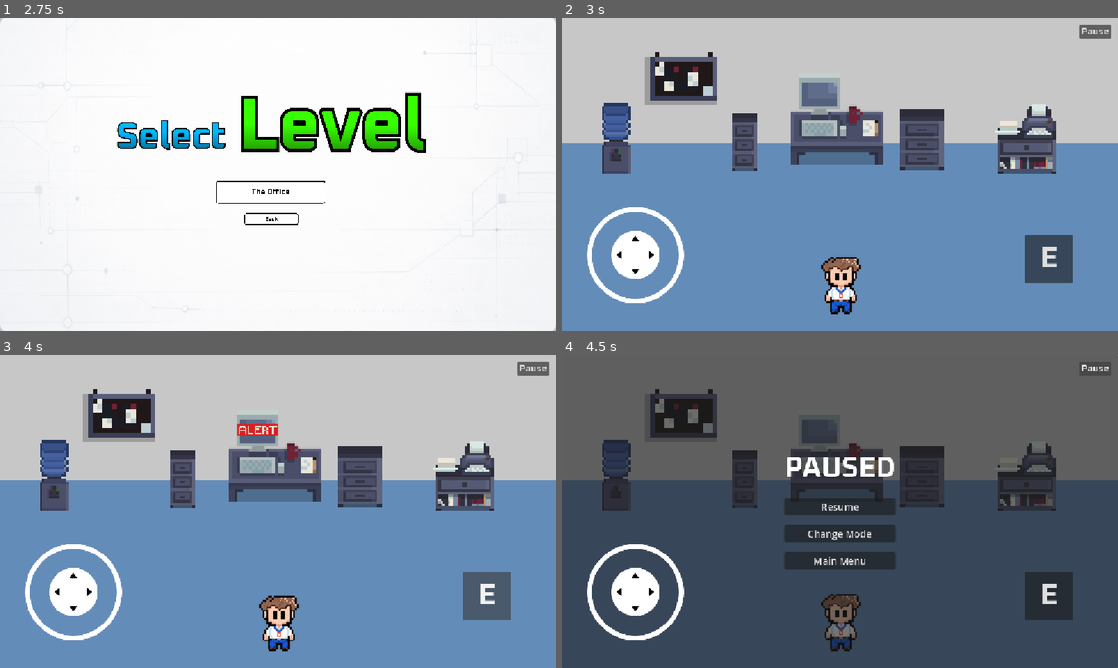
Above: before the commit, frames 1-4 (two rows, left to right).
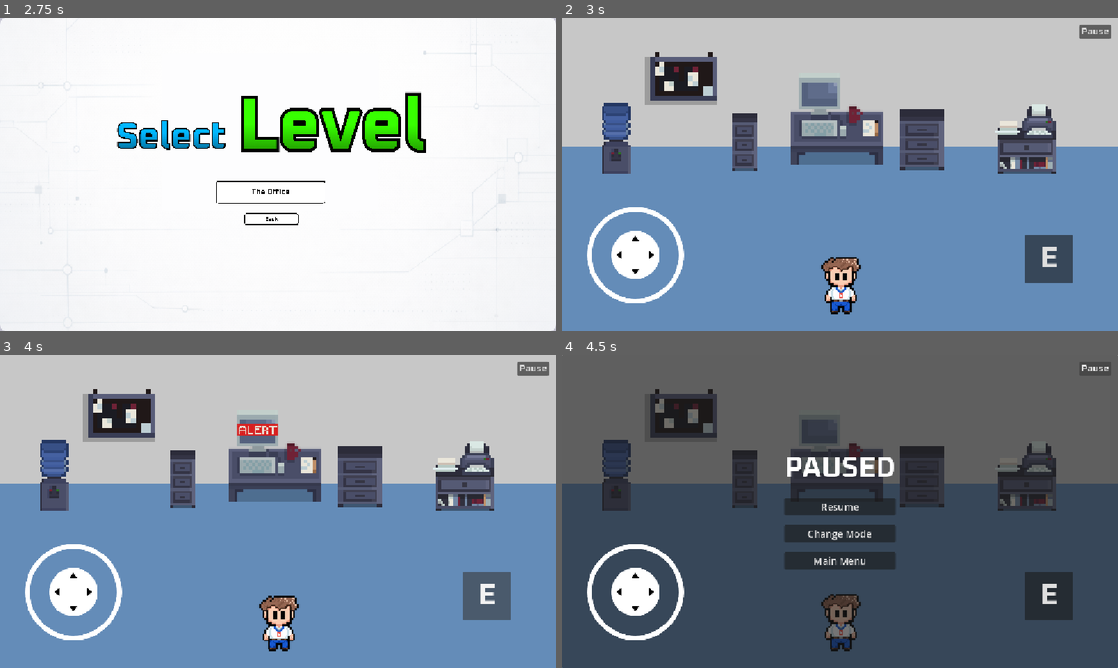
Above: after the commit, the same moments.

Repository: DezJukes/tech-ticket-hero
Game: Godot game, scene res://Scenes/Menu/main_menu.tscn
Same seed, same stepped clock (60 frames per second), same inputs: the game is played once before the commit and once after it.
Inputs (mouse positions are in pixels of both pictures, inside the frame that each line leads up to):
- Up to frame 1 (2.75 s): move the mouse to (400, 158) at 0.52 s; hold D (move_right) 0.53-1.25 s; click (400, 158) at 0.67 s; tap Enter at 1.25 s; drag from (166, 190) to (250, 237) at 1.27 s; click (278, 208) at 2 s
- Up to frame 2 (3 s): click (834, 193) at 2.75 s
- Up to frame 3 (4 s): click "E" at 3.5 s
- Up to frame 4 (4.5 s): click "Pause" at 4.25 s

Frame 1 is identical in both runs. In frame 2, 0.6% of the frame differs, in the area x 0-100%, y 40-42%; in frame 3, 0.6%; in frame 4, 0.6%.

Commit message:
The office background structured;
Implemented CanvasLayer and TextureRect for the Background of the gameplay.

Diff:
--- a/Scenes/game_scene.tscn
+++ b/Scenes/game_scene.tscn
@@ -13,18 +13,21 @@
 [ext_resource type="PackedScene" uid="uid://c1ddoutc25g2q" path="res://Scenes/printer_furniture.tscn" id="11_4xiap"]
 [ext_resource type="PackedScene" uid="uid://bw0kxc2vm7tw5" path="res://Scenes/water_dispenser.tscn" id="12_wywco"]
 
-[sub_resource type="StyleBoxTexture" id="StyleBoxTexture_7iton"]
-texture = ExtResource("2_2fmhe")
-
 [sub_resource type="RectangleShape2D" id="RectangleShape2D_4xiap"]
 size = Vector2(3962, 17)
 
 [node name="game_scene" type="Node2D" unique_id=1648794748]
 script = ExtResource("1_1ixah")
 
-[node name="OfficeBg" type="Sprite2D" parent="." unique_id=2100614819]
-position = Vector2(571.99994, 320.50006)
-scale = Vector2(1.2364017, 1.5659091)
+[node name="Office Background Layer" type="CanvasLayer" parent="." unique_id=221152451]
+layer = -1
+
+[node name="Background Office" type="TextureRect" parent="Office Background Layer" unique_id=276491980]
+anchors_preset = 15
+anchor_right = 1.0
+anchor_bottom = 1.0
+grow_horizontal = 2
+grow_vertical = 2
 texture = ExtResource("2_2fmhe")
 
 [node name="CanvasLayer" type="CanvasLayer" parent="." unique_id=1903386374]
@@ -57,15 +60,6 @@
 theme_override_fonts/font = ExtResource("4_1ixah")
 theme_override_font_sizes/font_size = 20
 text = "Pause"
-
-[node name="Panel" type="Panel" parent="CanvasLayer" unique_id=230763741]
-visible = false
-anchors_preset = 15
-anchor_right = 1.0
-anchor_bottom = 1.0
-grow_horizontal = 2
-grow_vertical = 2
-theme_override_styles/panel = SubResource("StyleBoxTexture_7iton")
 
 [node name="player" parent="." unique_id=482249979 instance=ExtResource("1_x87qo")]
 position = Vector2(578, 555)
Binary file changed: Assets/Misc/Level 1 - Beginner/Office-bg.png
